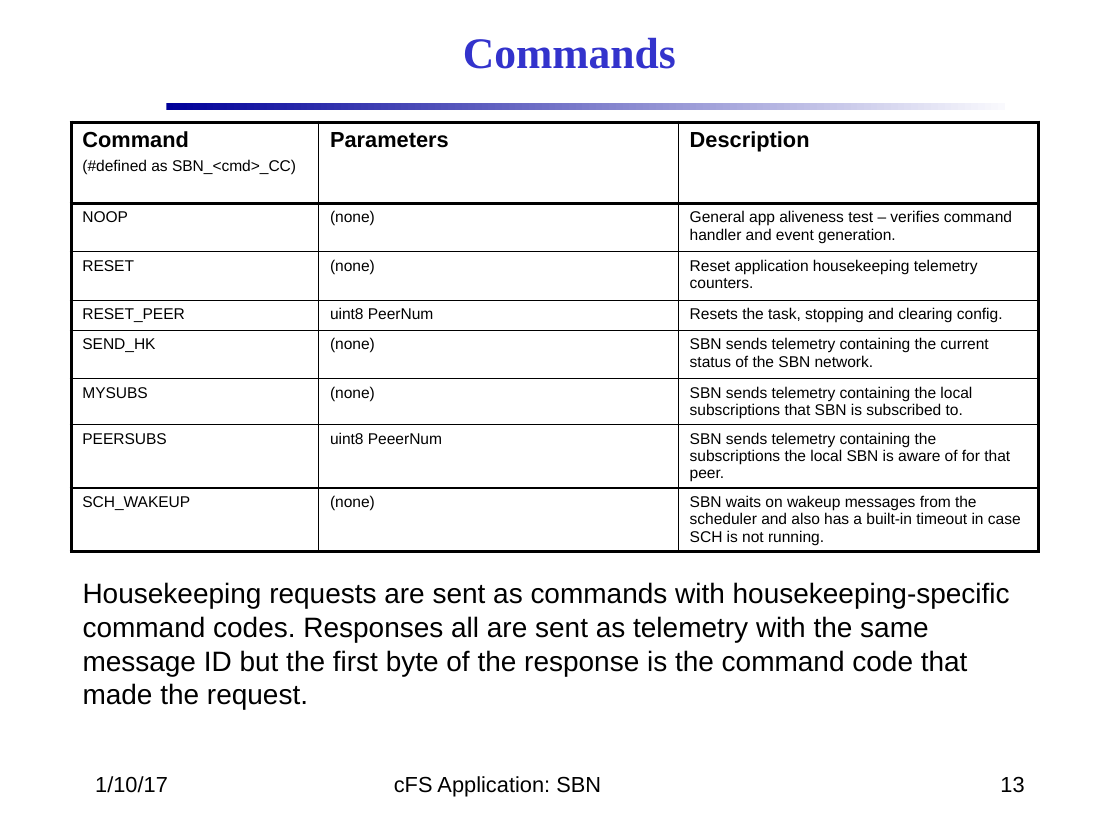
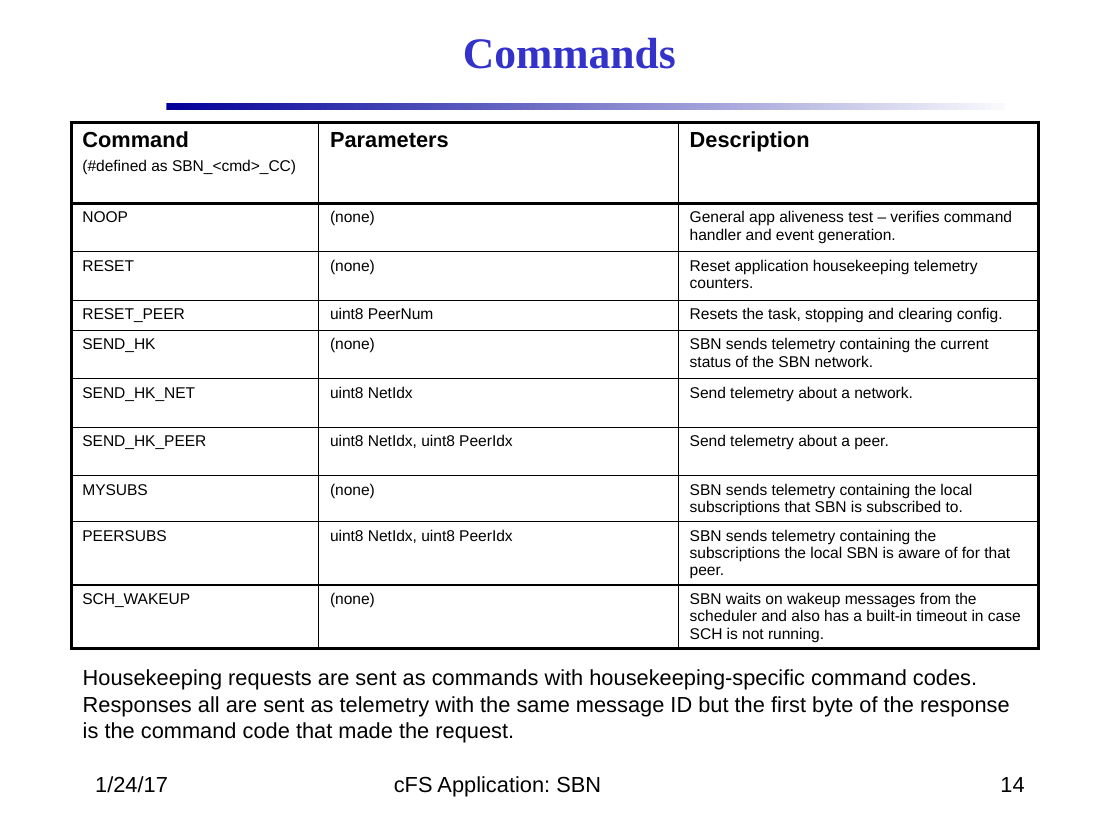
Before and after one commit to nasa/SBN, a slide deck: slide 14 of docs/SBN_Design.pptx (slide 13 before the commit). Drawn at 1120x840 pixels with LibreOffice and Linux fonts; fonts in the diff are those of the drawing; background and template pictures are left out. Boxes give left, top, right and bottom in pixels: in the first picture for what was removed or moved away, otherwise in the second. Text is boxed around its words. In the diff, an @@ line names an element or a change of style, - is before the commit and + after.

Commit message:
updated housekeeping, documentation

```diff
--- a/docs/SBN_Design.pptx
+++ b/docs/SBN_Design.pptx
@@ table at (x1=72, y1=122, x2=1038, y2=659) @@
+row 6: SEND_HK_NET | uint8 NetIdx | Send telemetry about a network.
+row 7: SEND_HK_PEER | uint8 NetIdx, uint8 PeerIdx | Send telemetry about a peer.
-row 9, column 2: uint8 PeeerNum
+row 9, column 2: uint8 NetIdx, uint8 PeerIdx
@@ text "Housekeeping requests are sent as ..." moved from (x1=83, y1=582, x2=1010, y2=709) to (x1=83, y1=669, x2=1010, y2=743) @@
@@ text "Housekeeping requests are sent as ..." at (x1=83, y1=669, x2=1010, y2=743): size 18 to 14 pt @@
@@ text at (x1=95, y1=776, x2=168, y2=793): text changed @@
-1/10/17
+1/24/17
@@ page number at (x1=1000, y1=777, x2=1024, y2=792): text changed @@
-13
+14
```
Also in this commit, not shown: 18 other slides changed, 1 slide added, 12 other files.
